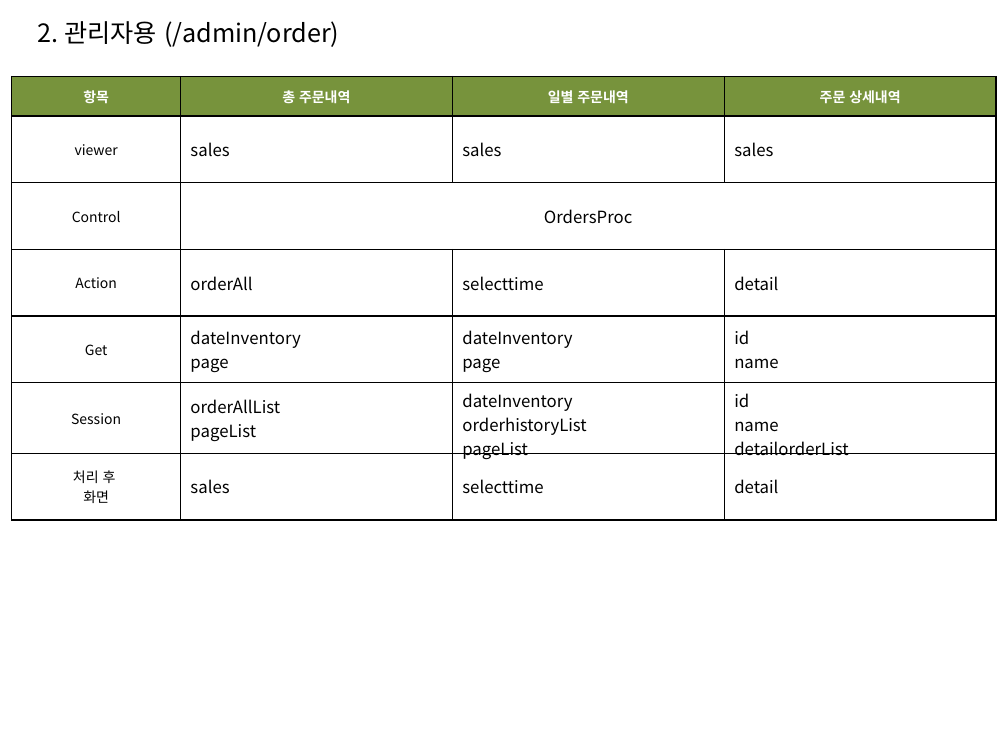
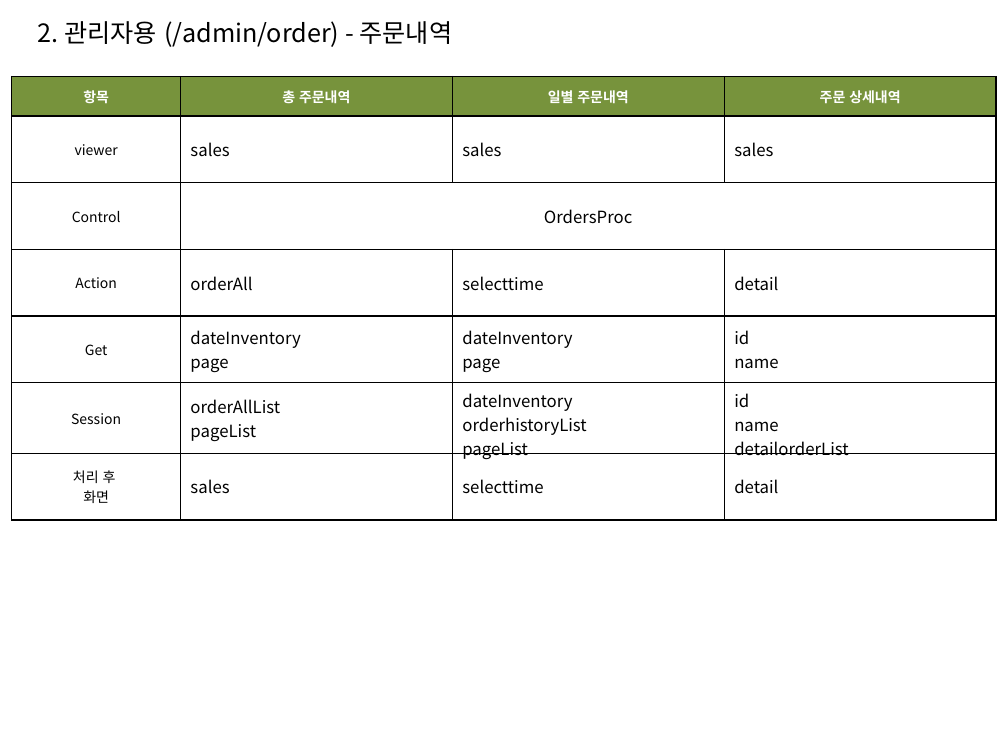
Before and after one commit to sec9590/Project_FullFillment, a slide deck: slide 3 of YellowContainer_MVC.pptx. Drawn at 1008x756 pixels with LibreOffice and Linux fonts; fonts in the diff are those of the drawing. Boxes give left, top, right and bottom in pixels: in the first picture for what was removed or moved away, otherwise in the second. Text is boxed around its words. In the diff, an @@ line names an element or a change of style, - is before the commit and + after.

```diff
--- a/YellowContainer_MVC.pptx
+++ b/YellowContainer_MVC.pptx
@@ text at <box>38,21,453,47</box>: text changed @@
-2. 관리자용 (/admin/order)
+2. 관리자용 (/admin/order) - 주문내역
```
Also in this commit, not shown: 1 other slide changed, 2 other files.
